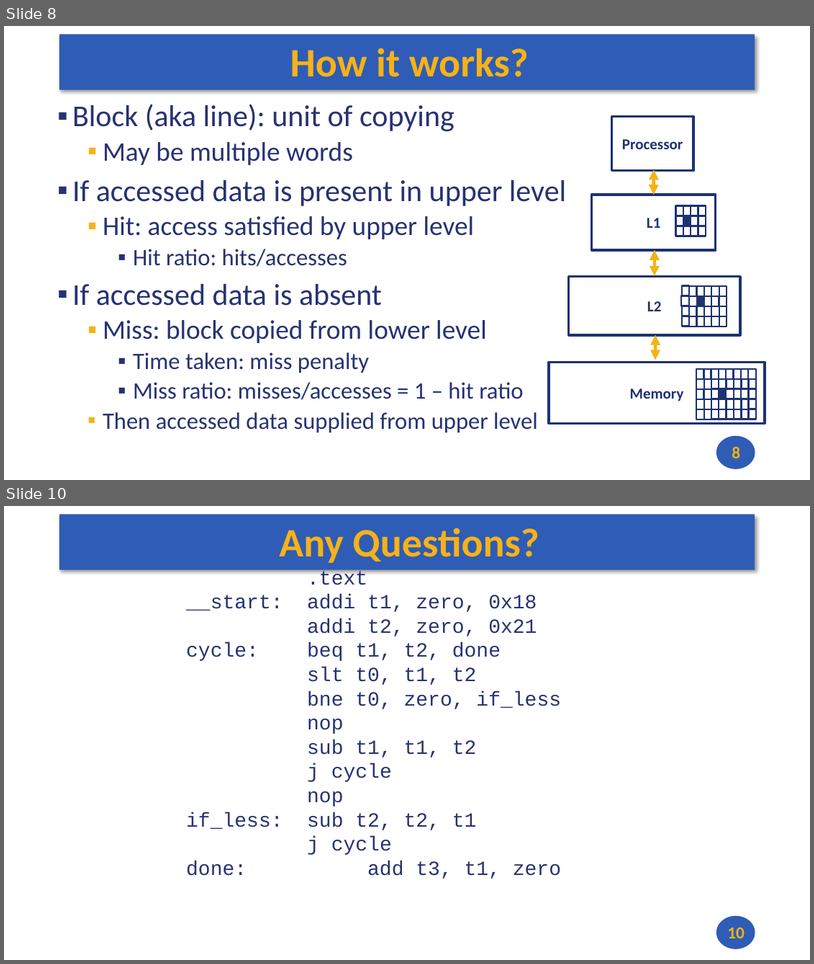
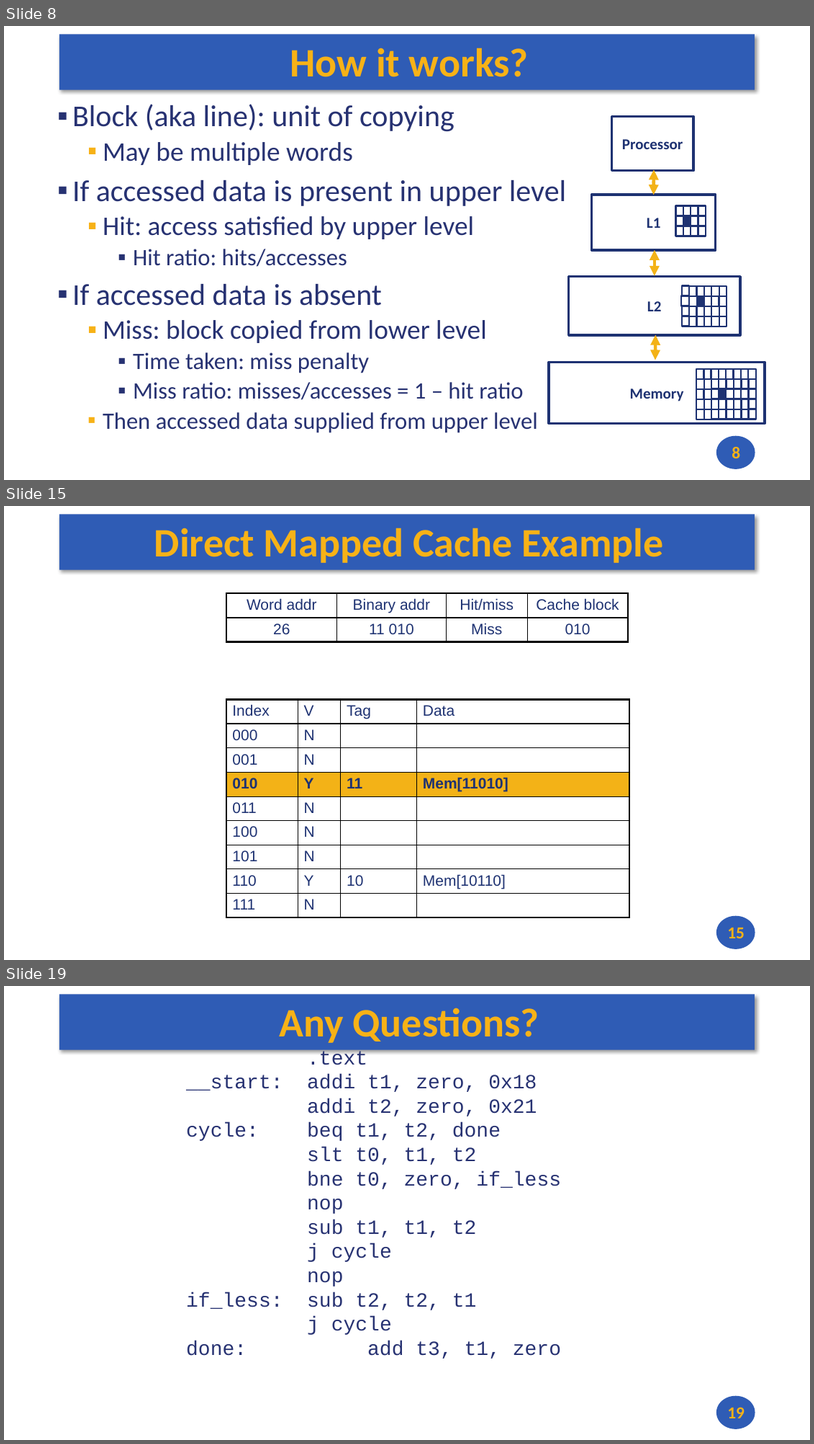
Before and after one commit to andrewt0301/hse-acos-course, a slide deck: docs/part1ca/11_Caches/CA_Lecture_11.pptx. Shown one above the other, each under a label of ours: slides 8 and 10 before the commit, slides 8, 15 and 19 after it; the slides between them are not shown. The pictures are 814x964 and 814x1444 pixels, drawn with LibreOffice and Linux fonts; fonts in the diff are those of the drawing. Boxes give left, top, right and bottom in pixels: in the first picture for what was removed or moved away, otherwise in the second. Text is boxed around its words. In the diff, an @@ line names an element or a change of style, - is before the commit and + after.

```diff
--- a/docs/part1ca/11_Caches/CA_Lecture_11.pptx
+++ b/docs/part1ca/11_Caches/CA_Lecture_11.pptx
@@ slide 15 added at [4, 506, 810, 960], background #FFFFFF; not listed: 2 template elements that a slide beside it also shows @@
@@ title added at [154, 528, 664, 563], 48 pt, text #F7B217, bold @@
+Direct Mapped Cache Example
@@ table added at [226, 593, 628, 641], 2 rows, 4 columns @@
+Word addr | Binary addr | Hit/miss | Cache block
+26 | 11 010 | Miss | 010
@@ table added at [226, 700, 630, 917], 9 rows, 4 columns @@
+Index | V | Tag | Data
+000 | N |  | 
+001 | N |  | 
+010 | Y | 11 | Mem[11010]
+011 | N |  | 
+100 | N |  | 
+101 | N |  | 
+110 | Y | 10 | Mem[10110]
+111 | N |  | 
@@ page number added at [728, 927, 745, 938], 20 pt, text #F7B217, bold @@
+15
@@ what was slide 10 is now slide 19 @@
@@ page number at [728, 1406, 745, 1418]: text changed @@
-10
+19
```
Also in this commit, not shown: 8 other slides added, 1 other file.
